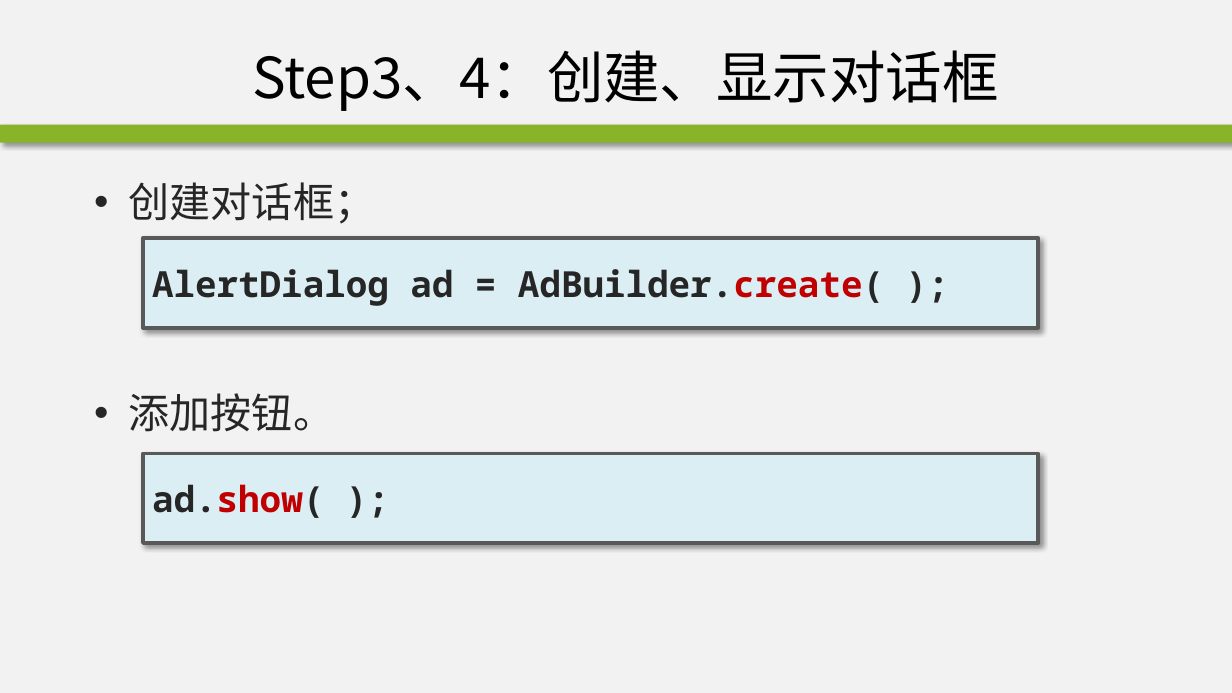
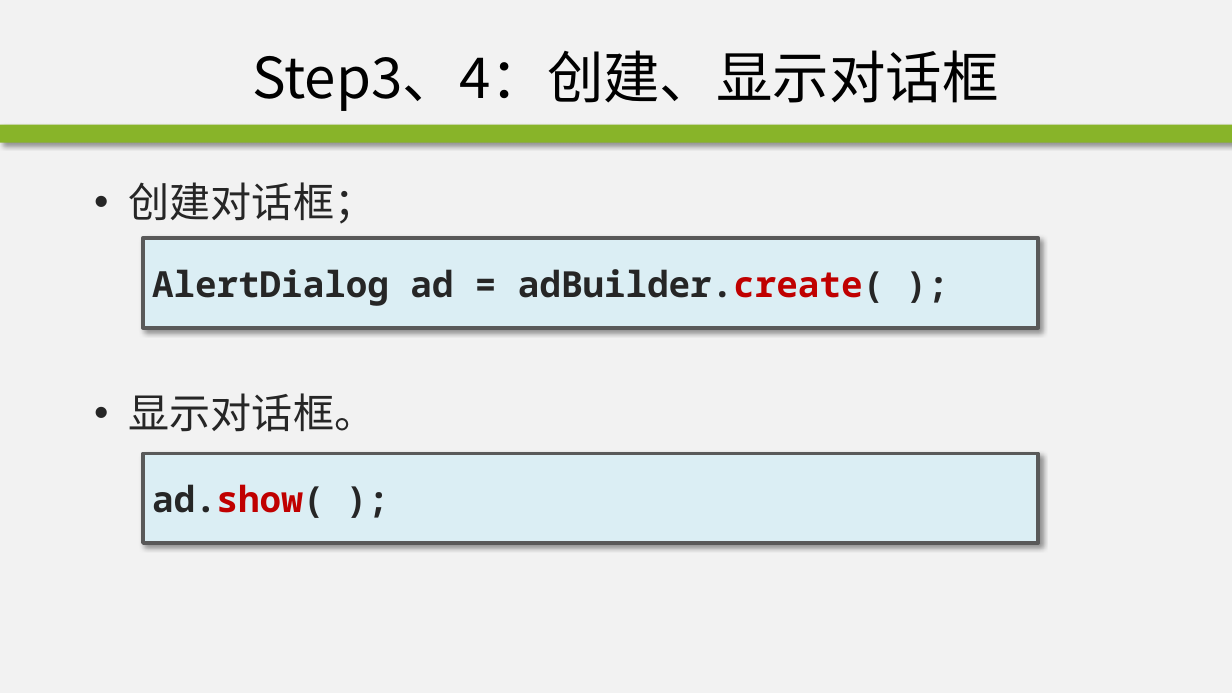
Before and after one commit to edu2act/course-android, a slide deck: slide 13 of materials/slides/ch02-4.pptx. Drawn at 1232x693 pixels with LibreOffice and Linux fonts; fonts in the diff are those of the drawing; background and template pictures are left out. Boxes give left, top, right and bottom in pixels: in the first picture for what was removed or moved away, otherwise in the second. Text is boxed around its words. In the diff, an @@ line names an element or a change of style, - is before the commit and + after.

```diff
--- a/materials/slides/ch02-4.pptx
+++ b/materials/slides/ch02-4.pptx
@@ text in rectangle at bbox=[152, 269, 884, 306]: text changed @@
-AlertDialog ad = AdBuilder.create( );
+AlertDialog ad = adBuilder.create( );
@@ text at bbox=[129, 393, 375, 432]: text changed @@
-• 添加按钮。
+• 显示对话框。
```
Also in this commit, not shown: 17 other slides changed, 1 slide added, 1 other file.
